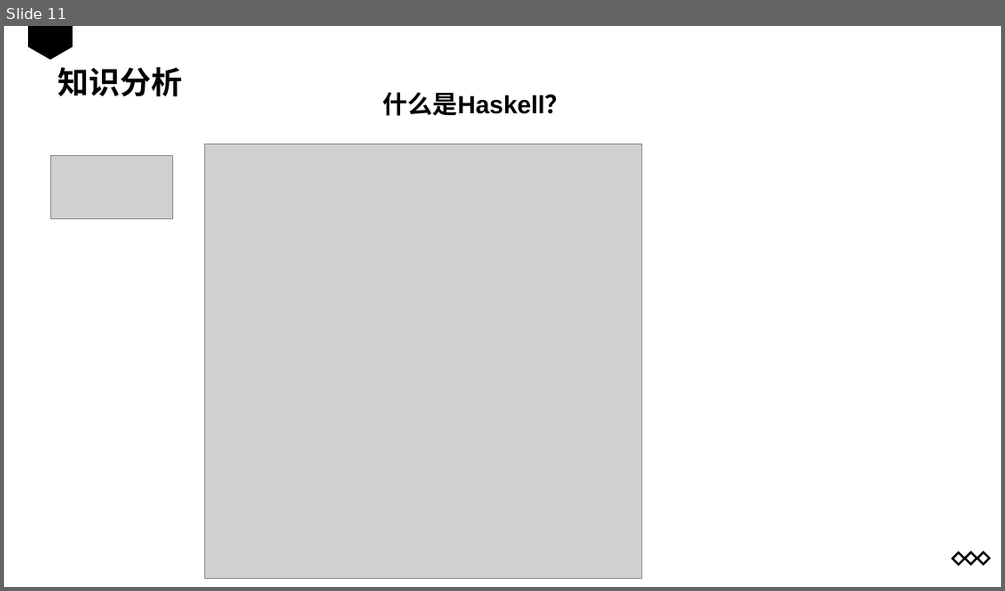
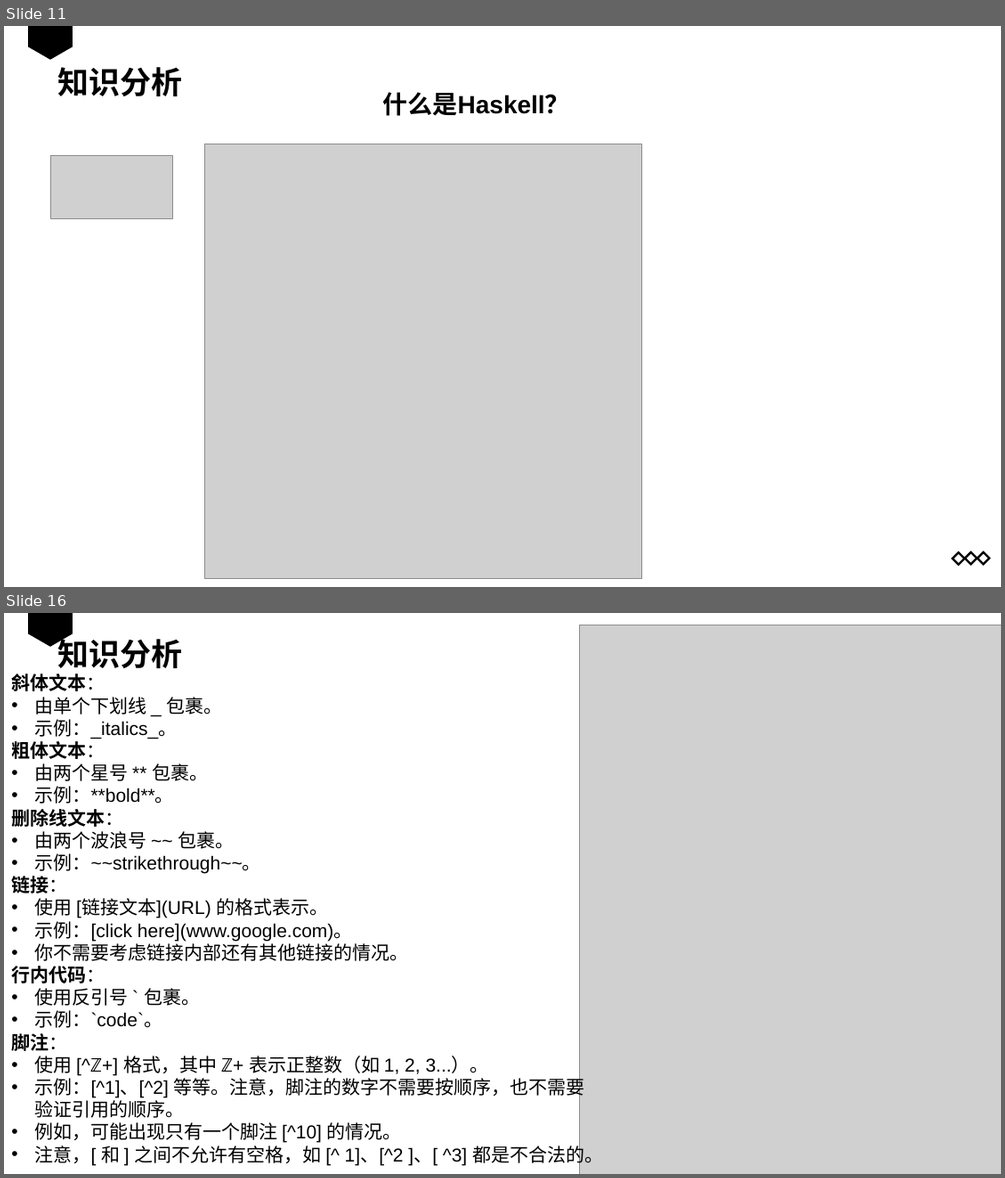
Before and after one commit to JannLeo/teach, a slide deck: Programming Paradigms 2024/Programming Paradigms 2024.pptx. Shown one above the other, each under a label of ours: slide 11 before the commit, slides 11 and 16 after it; the slides between them are not shown. The pictures are 1005x591 and 1005x1178 pixels, drawn with LibreOffice and Linux fonts; fonts in the diff are those of the drawing; grey boxes stand for pictures. Boxes give left, top, right and bottom in pixels: in the first picture for what was removed or moved away, otherwise in the second. Text is boxed around its words. In the diff, an @@ line names an element or a change of style, - is before the commit and + after.

```diff
--- a/Programming Paradigms 2024/Programming Paradigms 2024.pptx
+++ b/Programming Paradigms 2024/Programming Paradigms 2024.pptx
@@ slide 16 added at bbox=[4, 613, 1001, 1174], background #FFFFFF @@
@@ freeform shape added at bbox=[28, 613, 73, 646], fill #000000 @@
@@ text added at bbox=[57, 634, 182, 674], 30 pt, text #000000, bold @@
+知识分析
@@ picture added at bbox=[580, 625, 1001, 1174] @@
@@ text added at bbox=[11, 674, 603, 1166], 18 pt, text #000000 @@
+斜体文本：
+• 由单个下划线 _ 包裹。
+• 示例：_italics_。
+粗体文本：
+• 由两个星号 ** 包裹。
+• 示例：**bold**。
+删除线文本：
+• 由两个波浪号 ~~ 包裹。
+• 示例：~~strikethrough~~。
+链接：
+• 使用 [链接文本](URL) 的格式表示。
+• 示例：[click here](www.google.com)。
+• 你不需要考虑链接内部还有其他链接的情况。
+行内代码：
+• 使用反引号 ` 包裹。
+• 示例：`code`。
+脚注：
+• 使用 [^ℤ+] 格式，其中 ℤ+ 表示正整数（如 1, 2, 3...）。
+• 示例：[^1]、[^2] 等等。注意，脚注的数字不需要按顺序，也不需要验证引用的顺序。
+• 例如，可能出现只有一个脚注 [^10] 的情况。
+• 注意，[ 和 ] 之间不允许有空格，如 [^ 1]、[^2 ]、[ ^3] 都是不合法的。
```
Also in this commit, not shown: 13 slides changed, 15 other slides added, 5 other files.
